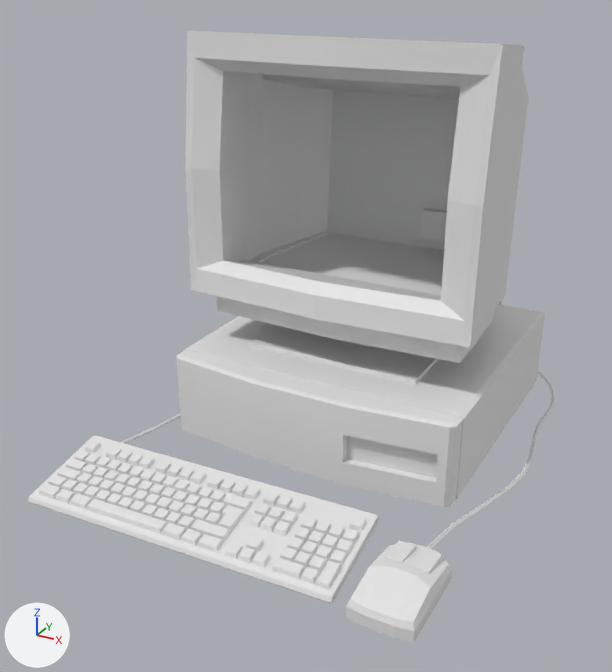
One commit to the glTF model dist/models/Computer/computer_setup.glb: the scene before it, then after it.
Camera for both pictures: a 50 mm lens placed at (2.0, -4.33, 2.11), pointed at (-0.14, -0.43, 0.16). Lighting does not change. The marker at lower left points along +X, +Y and +Z.

Objects in the first picture: 'cables', 'computer', 'keyboard', 'monitor_base', 'mouse'.
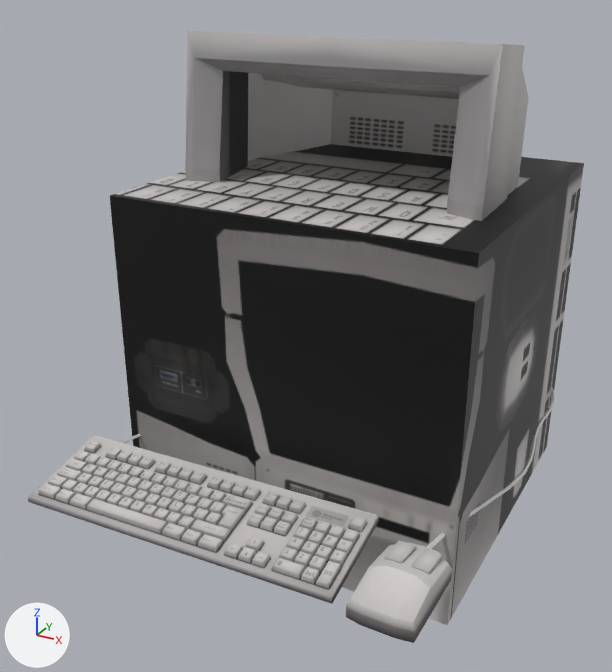
Patch to the scene script:
```diff
--- a/dist/models/Computer/computer_setup.glb.py
+++ b/dist/models/Computer/computer_setup.glb.py
@@ img_baked_computer @@
+img_baked_computer = load_image('baked_computer', '_unpacked/baked_computer', 4096, 4096, 'sRGB')
@@ mat_material_002 @@
+mat_material_002 = principled_material('Material.002')
+mat_material_002.texture = img_baked_computer
@@ mat_material_003 @@
+mat_material_003 = principled_material('Material.003')
+mat_material_003.texture = img_baked_computer
@@ mat_material_001 @@
+mat_material_001 = principled_material('Material.001')
+mat_material_001.texture = img_baked_computer
@@ mat_material @@
+mat_material = principled_material('Material')
+mat_material.texture = img_baked_computer
@@ me_monitor01b_001_cube_002 @@
 me_monitor01b_001_cube_002.from_pydata(...)  # 180 vertices, 300 faces; spans x -0.86..0.86, y -0.59..0.81, z 0.01..1.79
+me_monitor01b_001_cube_002.materials.append(mat_material_001)  # picture img_baked_computer
@@ me_keyboard01b_001_cube_021 @@
 me_keyboard01b_001_cube_021.from_pydata(...)  # 1918 vertices, 2742 faces; spans x -1.11..0.67, y -1.75..-1.1, z -0.5..-0.36
+me_keyboard01b_001_cube_021.materials.append(mat_material_003)  # picture img_baked_computer
@@ me_mouse01b_001_cube_012 @@
 me_mouse01b_001_cube_012.from_pydata(...)  # 58 vertices, 100 faces; spans x 0.759..1.077, y -1.721..-1.179, z -0.493..-0.34
+me_mouse01b_001_cube_012.materials.append(mat_material_002)  # picture img_baked_computer
@@ me_cube @@
+me_cube.from_pydata(...)  # a box spanning x -1.0..1.0, y -1.0..1.0, z -1.0..1.0
+me_cube.materials.append(mat_material)  # picture img_baked_computer
@@ ob_cube @@
+ob_cube = bpy.data.objects.new('Cube', me_cube)
+ob_cube.location = (0.0, 0.0, 0.0)
```

Location of each change, (x1, y1, x2, y2) in pixels of the pictures (612 x 672 px):
'Cube', added
    after: (110, 144, 584, 625)
'monitor_base', recoloured
    both: (185, 31, 528, 384)
'keyboard', recoloured (white to grey)
    both: (28, 435, 379, 604)
'mouse', recoloured (white to grey)
    both: (346, 540, 452, 643)
'computer', unchanged, covered by the edit
    before: (176, 304, 545, 507)
